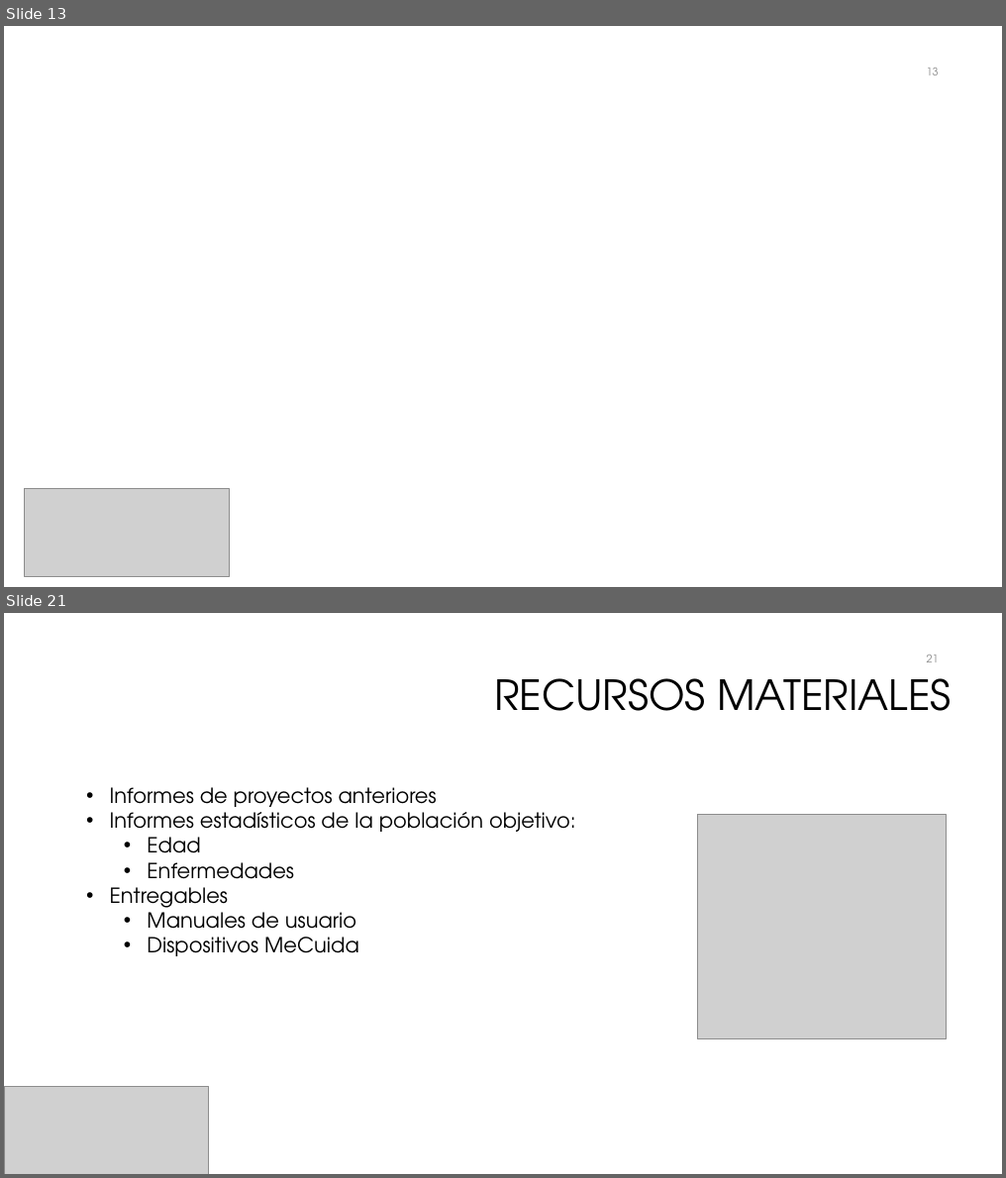
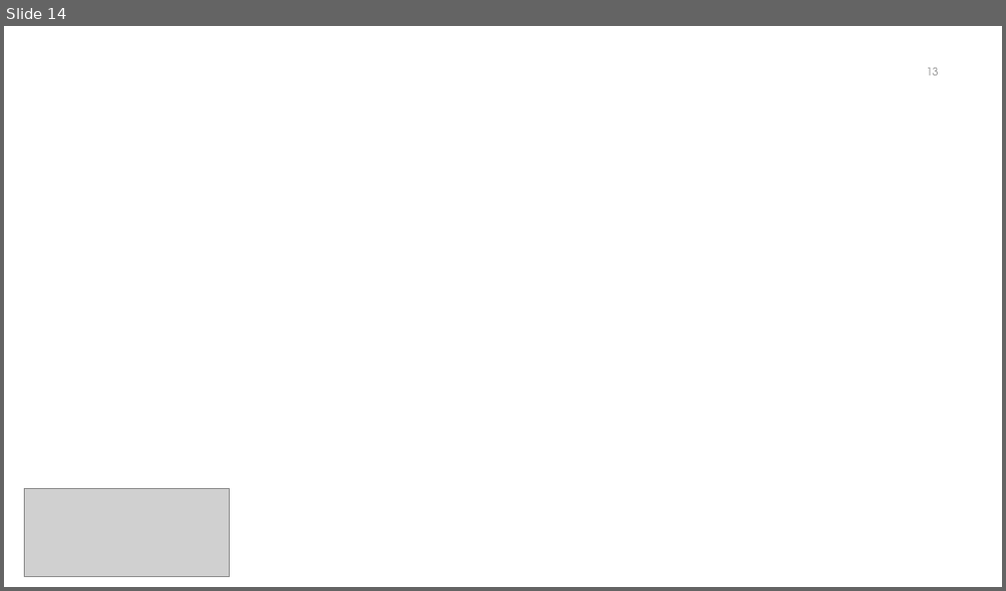
Before and after one commit to galledohm/Gestion_Proyectos, a slide deck: Documentos_generados/3. Gestion de Calidad y RRHH/Presentación3.pptx. Shown one above the other, each under a label of ours: slides 13 and 21 before the commit, slide 14 after it; the slides between them are not shown. The pictures are 1006x1178 and 1006x591 pixels, drawn with LibreOffice and Linux fonts; fonts in the diff are those of the drawing; grey boxes stand for pictures; background and template pictures are left out. Boxes give left, top, right and bottom in pixels: in the first picture for what was removed or moved away, otherwise in the second. Text is boxed around its words. In the diff, an @@ line names an element or a change of style, - is before the commit and + after.

```diff
--- a/Documentos_generados/3. Gestion de Calidad y RRHH/Presentación3.pptx
+++ b/Documentos_generados/3. Gestion de Calidad y RRHH/Presentación3.pptx
@@ slide 21 removed at [4,613,1002,1174], background #FFFFFF @@
@@ page number removed at [927,655,939,663] @@
-21
@@ title removed at [494,678,951,711] @@
-RECURSOS MATERIALES
@@ text removed at [110,787,576,957] @@
-• Informes de proyectos anteriores
-• Informes estadísticos de la población objetivo:
-  • Edad
-  • Enfermedades
-• Entregables
-  • Manuales de usuario
-  • Dispositivos MeCuida
@@ picture removed at [697,815,945,1040] @@
@@ picture removed at [4,1087,209,1174] @@
@@ what was slide 13 is now slide 14 @@
```
Also in this commit, not shown: 9 slides changed, 2 slides added, 23 other slides removed, 1 other file.
